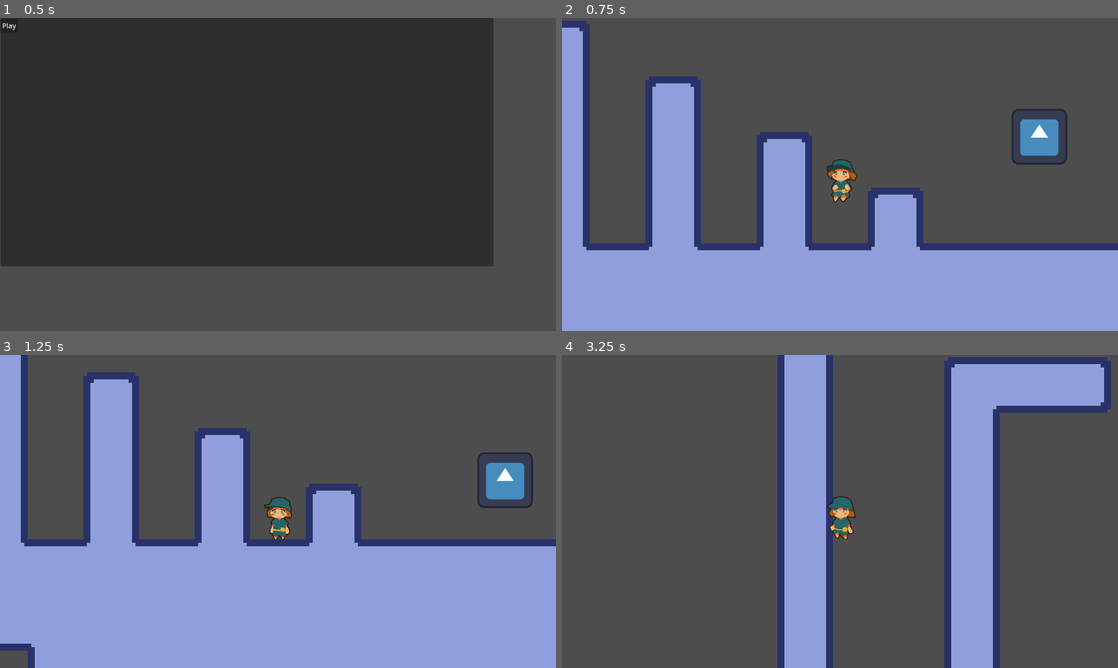
Above: before the commit, frames 1-4 (two rows, left to right).
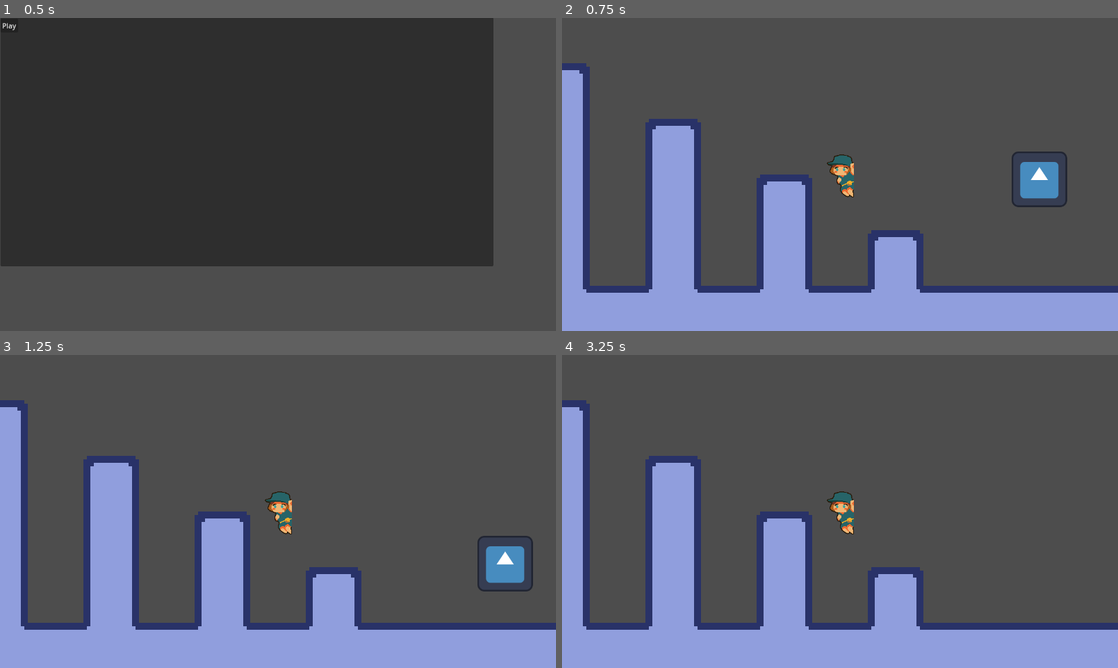
Above: after the commit, the same moments.

Repository: 3k2ng/screws
Game: Godot game, scene res://sources/scenes/title_screen.tscn
The game is run twice, just before and just after one commit, with the same random seed, the same clock (stepped at 60 frames per second) and the same inputs. The engine's default icon, where the game draws it, is replaced by a stand-in: a white triangle on a blue panel in a dark square.
Inputs:
- Up to frame 1 (0.5 s): no input
- Up to frame 2 (0.75 s): click "Play" at 0.5 s
- Up to frame 3 (1.25 s): no input
- Up to frame 4 (3.25 s): hold Space (jump) 1.28-2.03 s; hold Right (move_right) 1.28-2.78 s; tap Shift (dash) at 1.35, 2.3, 2.85 s; tap Space (jump) at 2.1, 2.27, 2.57 s; hold Left (move_left) from 2.78 s (still down); hold Space (jump) from 2.78 s (still down)

Frame 1 is identical in both runs. In frame 2, 19% of the frame differs, in the area x 0-100%, y 0-88%; in frame 3, 32%; in frame 4, 44%, in the area x 0-100%, y 0-100%.
Error after the commit: Parse Error: Function "dash_anim()" not found in base self. (res://sources/objects/player.gd:135)

Commit message:
poop

Diff:
--- a/project.godot
+++ b/project.godot
@@ -42,6 +42,7 @@
 dash={
 "deadzone": 0.5,
 "events": [Object(InputEventKey,"resource_local_to_scene":false,"resource_name":"","device":0,"window_id":0,"alt_presse …(181 unchanged characters)…
+, Object(InputEventKey,"resource_local_to_scene":false,"resource_name":"","device":-1,"window_id":0,"alt_pressed":false,"shift_pressed":false,"ctrl_pressed":false,"meta_pressed":false,"pressed":false,"keycode":0,"physical_keycode":67,"key_label":0,"unicode":99,"echo":false,"script":null)
 ]
 }
 
--- a/sources/objects/player.gd
+++ b/sources/objects/player.gd
@@ -39,11 +39,19 @@
 @export var wall_bounce_time: float = 0.16
 @onready var wall_bounce_timer: float = 0.0
 
-@export var dash_timer_max: float = 0.16
+@export var dash_length_blocks:float = 5
+@export var dash_speed_blocks_per_second:float =  15
+
+
+@onready var dash_speed:float = dash_speed_blocks_per_second * BLOCK_SIZE
+@onready var dash_length = dash_length_blocks * BLOCK_SIZE
+
+@onready var dash_timer_max: float = dash_length/dash_speed
 @onready var dash_timer: float = 0.0
 
 enum{DASH,FREE}
 
+var direction = 0
 var state = FREE
 
 func _ready() -> void:
@@ -51,7 +59,7 @@
 
 func dash(delta):
 
-	if is_on_wall():
+	if is_on_wall() || dash_timer <= 0:
 		state = FREE
 		return
 
@@ -59,7 +67,7 @@
 
 func movement(delta):
 
-	var direction = Input.get_axis("move_left", "move_right")
+	direction = Input.get_axis("move_left", "move_right")
 	if wall_bounce_timer > 0:
 		if direction * velocity.x > 0:
 			wall_bounce_timer = 0
@@ -72,13 +80,15 @@
 		coyote_floor_timer = coyote_floor_time
 		extra_jumps_left = extra_jumps
 
-	if is_on_wall_only() && direction:
+	if is_on_wall_only() && (Input.is_action_pressed("move_right") or Input.is_action_pressed("move_left")):
 		coyote_wall_timer = coyote_wall_time
 		extra_jumps_left = extra_jumps
 		wall_normal_x = get_slide_collision(0).get_normal().x
 
 	if Input.is_action_just_pressed("dash") and direction:
-		velocity.x = BLOCK_SIZE*10*direction
+		velocity.x = dash_speed * direction
+		velocity.y = 0
+		dash_timer = dash_timer_max
 		state = DASH
 		return
 
@@ -122,28 +132,11 @@
 
 	if state == DASH:
 		dash(delta)
+		dash_anim()
 
 	if state == FREE:
 		movement(delta)
-
-	if velocity.x > 0:
-		$Sprite.flip_h = true
-	elif velocity.x < 0:
-		$Sprite.flip_h = false
-
-	if is_on_floor():
-		if velocity.x == 0:
-			$Sprite.play("idle")
-		else:
-			$Sprite.play("walk")
-	else:
-		if velocity.y >= 0:
-			$Sprite.play("fall")
-		else:
-			$Sprite.play("jump")
-
-	if is_on_wall_only():
-		pass
+		movement_anim()
 
 	move_and_slide()
 
@@ -162,3 +155,26 @@
 
 	if dash_timer > 0:
 		dash_timer -= delta
+
+func movement_anim():
+	if velocity.x > 0:
+		$Sprite.flip_h = true
+	elif velocity.x < 0:
+		$Sprite.flip_h = false
+
+	if is_on_floor():
+		if velocity.x == 0:
+			$Sprite.play("idle")
+		else:
+			$Sprite.play("walk")
+	elif is_on_wall_only() && (Input.is_action_pressed("move_right") or Input.is_action_pressed("move_left")):
+		$Sprite.play("wall")
+		if wall_normal_x < 0:
+			$Sprite.flip_h = false
+		else:
+			$Sprite.flip_h = true
+	else:
+		if velocity.y >= 0:
+			$Sprite.play("fall")
+		else:
+			$Sprite.play("jump")
--- a/sources/scenes/demo.tscn
+++ b/sources/scenes/demo.tscn
@@ -496,6 +496,19 @@
 metadata/_edit_lock_ = true
 
 [node name="Player" parent="Field" instance=ExtResource("3_86c4h")]
+extra_jumps = null
+movement_speed_blocks = null
+wall_bounce_blocks = null
+jump_height_blocks = null
+wall_slide_speed_blocks = null
+jump_time_to_peak = null
+jump_time_to_descent = null
+coyote_floor_time = null
+coyote_wall_time = null
+jump_buffer_time = null
+wall_bounce_time = null
+dash_length_blocks = null
+dash_speed_blocks_per_second = null
 
 [node name="Screwling" parent="Field" instance=ExtResource("2_kany6")]
 position = Vector2(630, 259)
--- a/sources/scenes/player_scene.tscn
+++ b/sources/scenes/player_scene.tscn
@@ -6,6 +6,7 @@
 [ext_resource type="AudioStream" uid="uid://cfwg5666uoxx" path="res://assets/sound fx/playejrump.mp3" id="3_sk477"]
 [ext_resource type="Texture2D" uid="uid://cpccdfxw2rgaa" path="res://assets/sprites/mechanic/mechanic_run.png" id="3_st7k7"]
 [ext_resource type="Texture2D" uid="uid://h8jvuub40ju6" path="res://assets/sprites/mechanic/mechanic_jump.png" id="4_mkudg"]
+[ext_resource type="Texture2D" uid="uid://d4mplcq7kq2x1" path="res://assets/sprites/mechanic/mechanic_slide.png" id="6_337mk"]
 
 [sub_resource type="AtlasTexture" id="AtlasTexture_imeq6"]
 atlas = ExtResource("2_e8gdb")
@@ -62,6 +63,10 @@
 [sub_resource type="AtlasTexture" id="AtlasTexture_2ynql"]
 atlas = ExtResource("3_st7k7")
 region = Rect2(896, 0, 128, 128)
+
+[sub_resource type="AtlasTexture" id="AtlasTexture_5v3th"]
+atlas = ExtResource("6_337mk")
+region = Rect2(0, 0, 128, 128)
 
 [sub_resource type="SpriteFrames" id="SpriteFrames_h4shj"]
 animations = [{
@@ -126,6 +131,14 @@
 "loop": true,
 "name": &"walk",
 "speed": 5.0
+}, {
+"frames": [{
+"duration": 1.0,
+"texture": SubResource("AtlasTexture_5v3th")
+}],
+"loop": true,
+"name": &"wall",
+"speed": 5.0
 }]
 
 [sub_resource type="Animation" id="Animation_xelj2"]
@@ -158,7 +171,7 @@
 
 [node name="Sprite" type="AnimatedSprite2D" parent="."]
 sprite_frames = SubResource("SpriteFrames_h4shj")
-animation = &"idle"
+animation = &"wall"
 speed_scale = 2.0
 metadata/_edit_lock_ = true
 
Not shown: 1 places in sources/scenes/player_scene.tscn that only renumber resources
